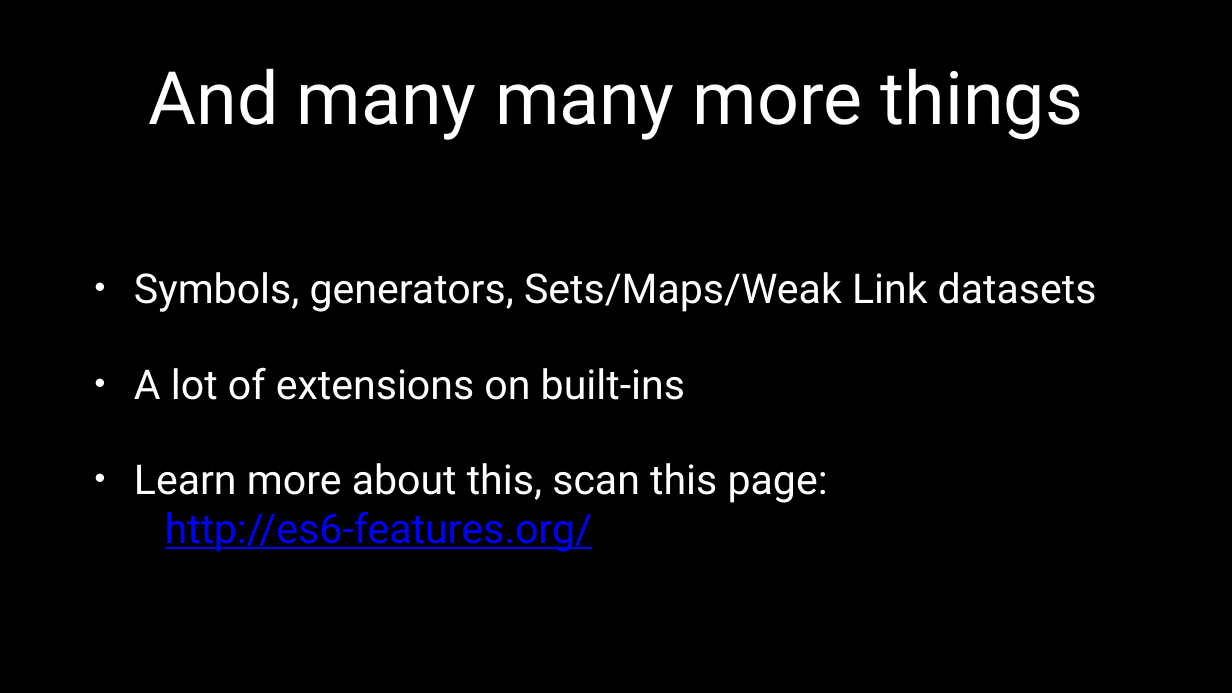
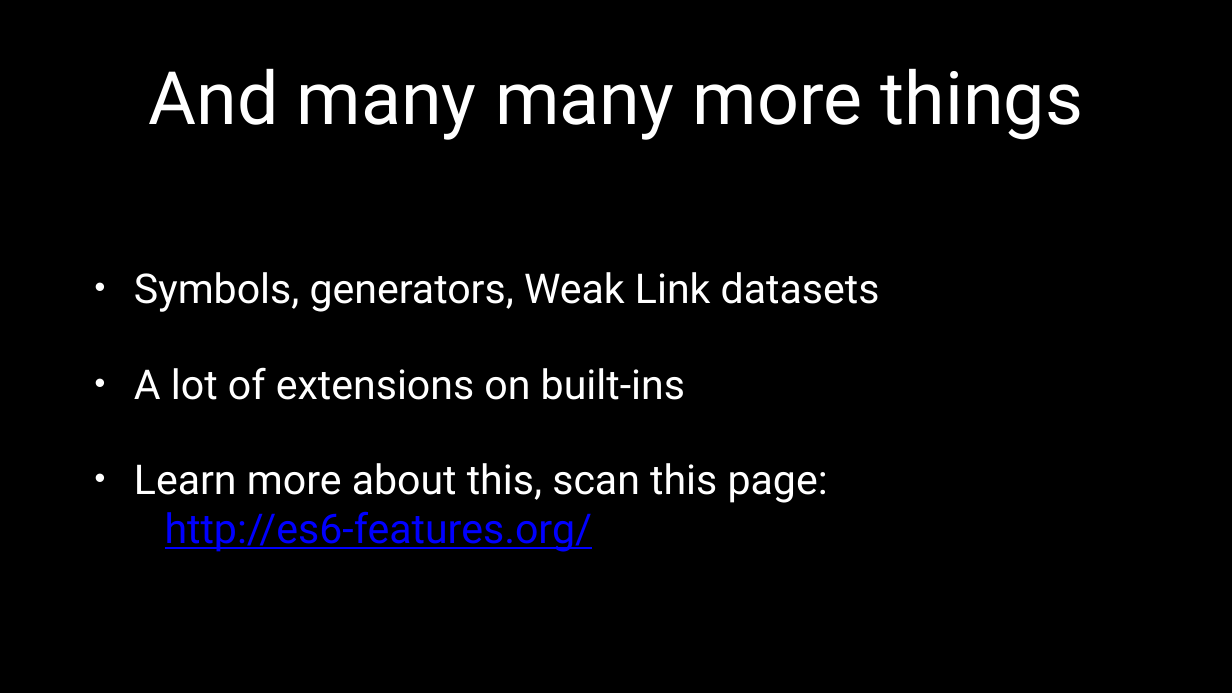
Before and after one commit to petereijgermans11/frontend-cursus, a slide deck: slide 33 of frontend-cursus/ 4 - ECMAScript 6 node-browser.pptx (slide 31 before the commit). Drawn at 1232x693 pixels with LibreOffice and Linux fonts; fonts in the diff are those of the drawing. Boxes give left, top, right and bottom in pixels: in the first picture for what was removed or moved away, otherwise in the second. Text is boxed around its words. In the diff, an @@ line names an element or a change of style, - is before the commit and + after.

```diff
--- a/frontend-cursus/ 4 - ECMAScript 6 node-browser.pptx
+++ b/frontend-cursus/ 4 - ECMAScript 6 node-browser.pptx
@@ text at [134, 272, 880, 312]: text changed @@
-• Symbols, generators, Sets/Maps/Weak Link datasets
+• Symbols, generators, Weak Link datasets
```
Also in this commit, not shown: 6 other slides changed, 2 slides added, 1 other file.
